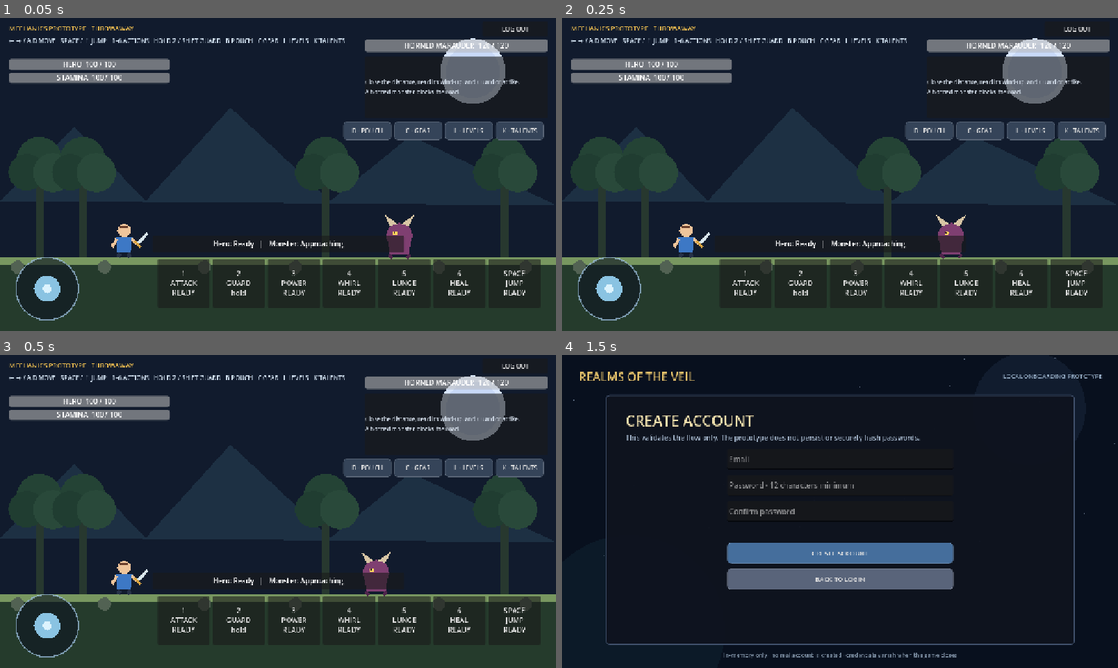
Above: before the commit, frames 1-4 (two rows, left to right).
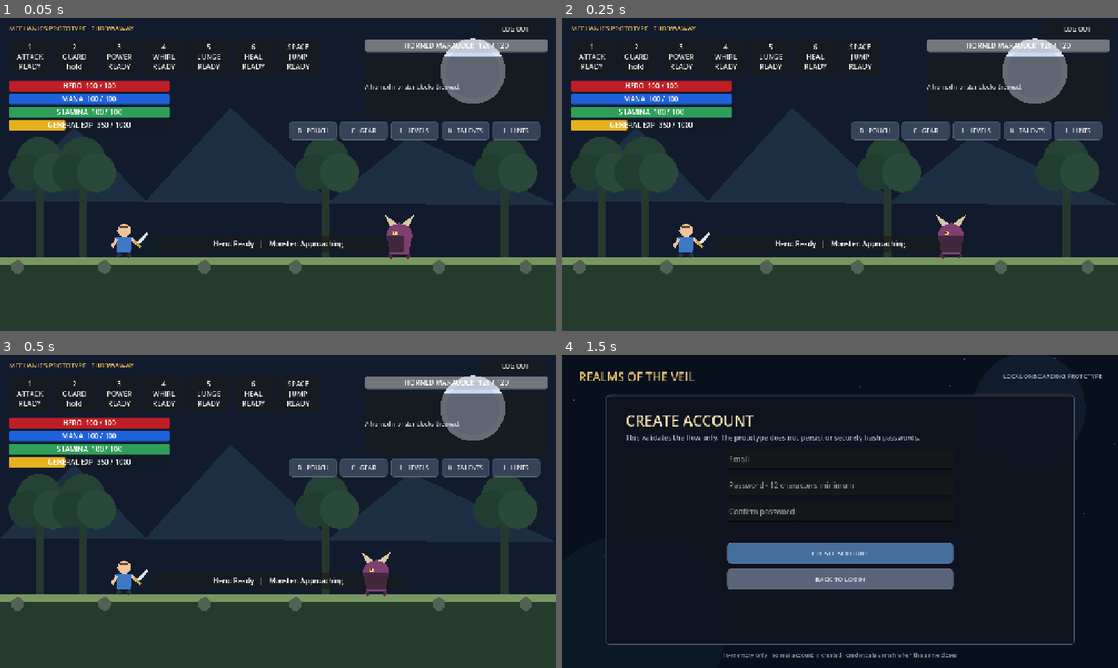
Above: after the commit, the same moments.

Repository: DibranMulder/2D-platform-game
Game: Godot game, scene res://prototypes/combat_arena/combat_arena.tscn
Two runs of this game, one before a commit and one after it. Both use one fixed random seed, a clock stepped at 60 frames per second and the inputs below. This scene is started directly instead of the project's main scene.
Inputs:
- Up to frame 1 (0.05 s): no input
- Up to frame 2 (0.25 s): no input
- Up to frame 3 (0.5 s): no input
- Up to frame 4 (1.5 s): click "LOG OUT" at 0.5 s; click "CREATE A NEW ACCOUNT" at 1.25 s

The runs differ from the first frame. In frame 1, 10% of the frame differs, in the area x 1-98%, y 6-97%; in frame 2, 10%; in frame 3, 10%; in frame 4, nothing differs.

Commit message:
Improve login and battle HUD interactions

Diff:
--- a/client/prototypes/combat_arena/character_panels.gd
+++ b/client/prototypes/combat_arena/character_panels.gd
@@ -69,6 +69,8 @@
             _toggle_panel("disciplines")
         KEY_K:
             _toggle_panel("talents")
+        KEY_I:
+            _toggle_panel("hints")
         KEY_ESCAPE:
             if _backdrop.visible:
                 close_panel()
@@ -84,8 +86,8 @@
 func _build_quick_buttons() -> void:
     var quick_bar := HBoxContainer.new()
     quick_bar.set_anchors_preset(Control.PRESET_TOP_RIGHT)
-    quick_bar.position = Vector2(-490.0, 238.0)
-    quick_bar.size = Vector2(470.0, 42.0)
+    quick_bar.position = Vector2(-615.0, 238.0)
+    quick_bar.size = Vector2(595.0, 42.0)
     quick_bar.add_theme_constant_override("separation", 7)
     quick_bar.mouse_filter = Control.MOUSE_FILTER_PASS
     add_child(quick_bar)
@@ -95,6 +97,7 @@
         {"id": "equipment", "text": "C · GEAR"},
         {"id": "disciplines", "text": "L · LEVELS"},
         {"id": "talents", "text": "K · TALENTS"},
+        {"id": "hints", "text": "I · HINTS"},
     ]:
         var button := _button(str(definition["text"]), Color("354459"))
         button.custom_minimum_size = Vector2(110.0, 42.0)
@@ -151,6 +154,7 @@
         {"id": "equipment", "text": "EQUIPMENT [C]"},
         {"id": "disciplines", "text": "DISCIPLINES [L]"},
         {"id": "talents", "text": "TALENT TREE [K]"},
+        {"id": "hints", "text": "HINTS [I]"},
     ]:
         var tab := _button(str(definition["text"]), Color("34455f"))
         tab.size_flags_horizontal = Control.SIZE_EXPAND_FILL
@@ -175,6 +179,8 @@
             _build_disciplines_panel()
         "talents":
             _build_talents_panel()
+        "hints":
+            _build_hints_panel()
         _:
             _build_pouch_panel()
 
@@ -188,6 +194,77 @@
         _profile.total_level(),
         _profile.unspent_talent_points(),
     ]
+
+
+func _build_hints_panel() -> void:
+    _window_content.add_child(_section_title(
+        "BATTLE HINTS",
+        "Press I again to return to the fight, or use Esc to close any open section.",
+    ))
+
+    var columns := HBoxContainer.new()
+    columns.size_flags_vertical = Control.SIZE_EXPAND_FILL
+    columns.add_theme_constant_override("separation", 28)
+    _window_content.add_child(columns)
+
+    var controls := VBoxContainer.new()
+    controls.size_flags_horizontal = Control.SIZE_EXPAND_FILL
+    controls.add_theme_constant_override("separation", 14)
+    columns.add_child(controls)
+    controls.add_child(_hint_block(
+        "MOVEMENT",
+        "Move with Left / Right or A / D. On touch, drag the movement knob.\n"
+        + "The movement knob appears after your first touch. Jump with Space or Up; "
+        + "on touch, tap Jump or flick the movement knob upward.",
+    ))
+    controls.add_child(_hint_block(
+        "COMBAT ACTIONS",
+        "1  Sword Attack\n"
+        + "2 or Shift  Hold Guard\n"
+        + "3  Power Strike\n"
+        + "4  Whirlwind\n"
+        + "5  Lunge\n"
+        + "6  Second Wind",
+    ))
+    controls.add_child(_hint_block(
+        "HERO SECTIONS",
+        "B  Item Pouch     C  Equipment     L  Discipline Levels\n"
+        + "K  Talent Tree     I  Battle Hints",
+    ))
+
+    var tactics := VBoxContainer.new()
+    tactics.size_flags_horizontal = Control.SIZE_EXPAND_FILL
+    tactics.add_theme_constant_override("separation", 14)
+    columns.add_child(tactics)
+    tactics.add_child(_hint_block(
+        "READ THE ENCOUNTER",
+        "Close the distance, watch the Monster state, and react to its red wind-up. "
+        + "Guard only reduces frontal damage, so face the attacker.",
+    ))
+    tactics.add_child(_hint_block(
+        "MANAGE YOUR RESOURCES",
+        "Guard consumes stamina when it blocks a hit. Release Guard to recover stamina. "
+        + "Second Wind restores health but has a long cooldown.",
+    ))
+    tactics.add_child(_hint_block(
+        "RECOVERY",
+        "After victory or defeat, press R or use the on-screen restart button to fight again.",
+    ))
+
+
+func _hint_block(title: String, body: String) -> PanelContainer:
+    var panel := PanelContainer.new()
+    panel.size_flags_vertical = Control.SIZE_EXPAND_FILL
+    panel.add_theme_stylebox_override("panel", _style(Color("152238"), Color("3c526d"), 1))
+    var content := VBoxContainer.new()
+    content.add_theme_constant_override("separation", 8)
+    panel.add_child(content)
+    content.add_child(_label(title, 18, Color("efd590")))
+    var description := _label(body, 15, Color("c4d2e0"))
+    description.autowrap_mode = TextServer.AUTOWRAP_WORD_SMART
+    description.size_flags_vertical = Control.SIZE_EXPAND_FILL
+    content.add_child(description)
+    return panel
 
 
 func _build_pouch_panel() -> void:
--- a/client/prototypes/combat_arena/combat_arena.gd
+++ b/client/prototypes/combat_arena/combat_arena.gd
@@ -8,8 +8,12 @@
 @onready var joystick: PrototypeVirtualJoystick = $HUD/VirtualJoystick
 @onready var hero_health: ProgressBar = $HUD/HeroHealth
 @onready var hero_health_text: Label = $HUD/HeroHealth/HeroHealthText
+@onready var mana_bar: ProgressBar = $HUD/Mana
+@onready var mana_text: Label = $HUD/Mana/ManaText
 @onready var stamina_bar: ProgressBar = $HUD/Stamina
 @onready var stamina_text: Label = $HUD/Stamina/StaminaText
+@onready var general_exp_bar: ProgressBar = $HUD/GeneralExp
+@onready var general_exp_text: Label = $HUD/GeneralExp/GeneralExpText
 @onready var monster_health: ProgressBar = $HUD/MonsterHealth
 @onready var monster_health_text: Label = $HUD/MonsterHealth/MonsterHealthText
 @onready var state_text: Label = $HUD/StatePanel/StateText
@@ -77,7 +81,6 @@
     logout_button.pressed.connect(_logout)
 
     _add_combat_message("A horned monster blocks the road.")
-    _add_combat_message("Close the distance, read its wind-up, and Guard or strike.")
     queue_redraw()
 
 
@@ -94,6 +97,11 @@
     var keyboard_guard := Input.is_key_pressed(KEY_2) or Input.is_key_pressed(KEY_SHIFT)
     hero.set_guard(_touch_guard_held or keyboard_guard)
     _update_hud()
+
+
+func _input(event: InputEvent) -> void:
+    if event is InputEventScreenTouch and (event as InputEventScreenTouch).pressed:
+        joystick.visible = true
 
 
 func _unhandled_key_input(event: InputEvent) -> void:
@@ -140,7 +148,7 @@
     _encounter_finished = true
     restart_button.text = "DEFEATED — TAP OR PRESS R TO RETRY"
     restart_button.visible = true
-    _add_combat_message("The Hero falls. Try guarding during the red wind-up.")
+    _add_combat_message("The Hero falls.")
 
 
 func _on_monster_defeated() -> void:
@@ -171,8 +179,15 @@
 func _update_hud() -> void:
     hero_health.value = hero.health
     hero_health_text.text = "HERO  %s / %s" % [hero.health, PrototypeHero.MAX_HEALTH]
+    mana_bar.value = hero.mana
+    mana_text.text = "MANA  %s / %s" % [roundi(hero.mana), int(PrototypeHero.MAX_MANA)]
     stamina_bar.value = hero.stamina
     stamina_text.text = "STAMINA  %s / %s" % [roundi(hero.stamina), int(PrototypeHero.MAX_STAMINA)]
+    general_exp_bar.value = hero.general_exp
+    general_exp_text.text = "GENERAL EXP  %s / %s" % [
+        hero.general_exp,
+        PrototypeHero.GENERAL_EXP_GOAL,
+    ]
     monster_health.value = monster.health
     monster_health_text.text = "HORNED MARAUDER  %s / %s" % [
         monster.health,
--- a/client/prototypes/combat_arena/combat_arena.tscn
+++ b/client/prototypes/combat_arena/combat_arena.tscn
@@ -15,6 +15,34 @@
 
 [sub_resource type="RectangleShape2D" id="PlatformShape"]
 size = Vector2(1280, 170)
+
+[sub_resource type="StyleBoxFlat" id="HeroHealthFill"]
+bg_color = Color(0.75, 0.12, 0.14, 1)
+corner_radius_top_left = 4
+corner_radius_top_right = 4
+corner_radius_bottom_right = 4
+corner_radius_bottom_left = 4
+
+[sub_resource type="StyleBoxFlat" id="ManaFill"]
+bg_color = Color(0.12, 0.38, 0.86, 1)
+corner_radius_top_left = 4
+corner_radius_top_right = 4
+corner_radius_bottom_right = 4
+corner_radius_bottom_left = 4
+
+[sub_resource type="StyleBoxFlat" id="StaminaFill"]
+bg_color = Color(0.18, 0.62, 0.35, 1)
+corner_radius_top_left = 4
+corner_radius_top_right = 4
+corner_radius_bottom_right = 4
+corner_radius_bottom_left = 4
+
+[sub_resource type="StyleBoxFlat" id="GeneralExpFill"]
+bg_color = Color(0.9, 0.69, 0.12, 1)
+corner_radius_top_left = 4
+corner_radius_top_right = 4
+corner_radius_bottom_right = 4
+corner_radius_bottom_left = 4
 
 [node name="CombatArenaPrototype" type="Node2D"]
 script = ExtResource("1_arena")
@@ -60,16 +88,6 @@
 theme_override_font_sizes/font_size = 15
 text = "MECHANICS PROTOTYPE · THROWAWAY"
 
-[node name="Instructions" type="Label" parent="HUD"]
-offset_left = 20.0
-offset_top = 41.0
-offset_right = 820.0
-offset_bottom = 85.0
-theme_override_colors/font_color = Color(0.82, 0.88, 0.94, 1)
-theme_override_font_sizes/font_size = 14
-text = "← → / A D MOVE   SPACE / ↑ JUMP   1–6 ACTIONS   HOLD 2 / SHIFT GUARD   B POUCH   C GEAR   L LEVELS   K TALENTS"
-autowrap_mode = 2
-
 [node name="LogoutButton" type="Button" parent="HUD"]
 offset_left = 1110.0
 offset_top = 8.0
@@ -81,9 +99,10 @@
 
 [node name="HeroHealth" type="ProgressBar" parent="HUD"]
 offset_left = 20.0
-offset_top = 93.0
-offset_right = 390.0
-offset_bottom = 119.0
+offset_top = 144.0
+offset_right = 390.0
+offset_bottom = 168.0
+theme_override_styles/fill = SubResource("HeroHealthFill")
 value = 100.0
 show_percentage = false
 
@@ -100,9 +119,10 @@
 
 [node name="Stamina" type="ProgressBar" parent="HUD"]
 offset_left = 20.0
-offset_top = 125.0
-offset_right = 390.0
-offset_bottom = 149.0
+offset_top = 204.0
+offset_right = 390.0
+offset_bottom = 228.0
+theme_override_styles/fill = SubResource("StaminaFill")
 value = 100.0
 show_percentage = false
 
@@ -114,6 +134,48 @@
 grow_horizontal = 2
 grow_vertical = 2
 text = "STAMINA  100 / 100"
+horizontal_alignment = 1
+vertical_alignment = 1
+
+[node name="Mana" type="ProgressBar" parent="HUD"]
+offset_left = 20.0
+offset_top = 174.0
+offset_right = 390.0
+offset_bottom = 198.0
+theme_override_styles/fill = SubResource("ManaFill")
+value = 100.0
+show_percentage = false
+
+[node name="ManaText" type="Label" parent="HUD/Mana"]
+layout_mode = 1
+anchors_preset = 15
+anchor_right = 1.0
+anchor_bottom = 1.0
+grow_horizontal = 2
+grow_vertical = 2
+text = "MANA  100 / 100"
+horizontal_alignment = 1
+vertical_alignment = 1
+
+[node name="GeneralExp" type="ProgressBar" parent="HUD"]
+offset_left = 20.0
+offset_top = 234.0
+offset_right = 390.0
+offset_bottom = 258.0
+max_value = 1000.0
+step = 1.0
+theme_override_styles/fill = SubResource("GeneralExpFill")
+value = 350.0
+show_percentage = false
+
+[node name="GeneralExpText" type="Label" parent="HUD/GeneralExp"]
+layout_mode = 1
+anchors_preset = 15
+anchor_right = 1.0
+anchor_bottom = 1.0
+grow_horizontal = 2
+grow_vertical = 2
+text = "GENERAL EXP  350 / 1000"
 horizontal_alignment = 1
 vertical_alignment = 1
 
@@ -163,6 +225,7 @@
 vertical_alignment = 1
 
 [node name="VirtualJoystick" type="Control" parent="HUD"]
+visible = false
 layout_mode = 3
 anchors_preset = 2
 anchor_top = 1.0
@@ -175,57 +238,50 @@
 script = ExtResource("4_joystick")
 
 [node name="Hotbar" type="HBoxContainer" parent="HUD"]
-anchors_preset = 3
-anchor_left = 1.0
-anchor_top = 1.0
-anchor_right = 1.0
-anchor_bottom = 1.0
-offset_left = -918.0
-offset_top = -166.0
-offset_right = -18.0
-offset_bottom = -54.0
-grow_horizontal = 0
-grow_vertical = 0
+offset_left = 20.0
+offset_top = 48.0
+offset_right = 734.0
+offset_bottom = 130.0
 theme_override_constants/separation = 7
 
 [node name="Attack" type="Button" parent="HUD/Hotbar"]
-custom_minimum_size = Vector2(120, 108)
+custom_minimum_size = Vector2(96, 82)
 layout_mode = 2
 focus_mode = 0
 text = "1\nATTACK\nREADY"
 
 [node name="Guard" type="Button" parent="HUD/Hotbar"]
-custom_minimum_size = Vector2(120, 108)
+custom_minimum_size = Vector2(96, 82)
 layout_mode = 2
 focus_mode = 0
 text = "2\nGUARD\nhold"
 
 [node name="PowerStrike" type="Button" parent="HUD/Hotbar"]
-custom_minimum_size = Vector2(120, 108)
+custom_minimum_size = Vector2(96, 82)
 layout_mode = 2
 focus_mode = 0
 text = "3\nPOWER\nREADY"
 
 [node name="Whirlwind" type="Button" parent="HUD/Hotbar"]
-custom_minimum_size = Vector2(120, 108)
+custom_minimum_size = Vector2(96, 82)
 layout_mode = 2
 focus_mode = 0
 text = "4\nWHIRL\nREADY"
 
 [node name="Lunge" type="Button" parent="HUD/Hotbar"]
-custom_minimum_size = Vector2(120, 108)
+custom_minimum_size = Vector2(96, 82)
 layout_mode = 2
 focus_mode = 0
 text = "5\nLUNGE\nREADY"
 
 [node name="SecondWind" type="Button" parent="HUD/Hotbar"]
-custom_minimum_size = Vector2(120, 108)
+custom_minimum_size = Vector2(96, 82)
 layout_mode = 2
 focus_mode = 0
 text = "6\nHEAL\nREADY"
 
 [node name="Jump" type="Button" parent="HUD/Hotbar"]
-custom_minimum_size = Vector2(120, 108)
+custom_minimum_size = Vector2(96, 82)
 layout_mode = 2
 focus_mode = 0
 text = "SPACE\nJUMP\nREADY"
--- a/client/prototypes/combat_arena/hero_controller.gd
+++ b/client/prototypes/combat_arena/hero_controller.gd
@@ -6,6 +6,8 @@
 
 const MAX_HEALTH := 100
 const MAX_STAMINA := 100.0
+const MAX_MANA := 100.0
+const GENERAL_EXP_GOAL := 1000
 const MOVE_SPEED := 270.0
 const GROUND_ACCELERATION := 1800.0
 const AIR_ACCELERATION := 850.0
@@ -24,6 +26,8 @@
 
 var health := MAX_HEALTH
 var stamina := MAX_STAMINA
+var mana := MAX_MANA
+var general_exp := 350
 var current_action := "Ready"
 var facing := 1
 var is_blocking := false
--- a/client/prototypes/onboarding/onboarding.gd
+++ b/client/prototypes/onboarding/onboarding.gd
@@ -131,6 +131,11 @@
 
     var error_label := _status_label()
     form.add_child(error_label)
+
+    password_edit.text_submitted.connect(
+        func(_submitted_text: String) -> void:
+            _submit_login(email_edit.text, password_edit.text, error_label)
+    )
 
     var login_button := _button("LOG IN", Color("456e9c"))
     login_button.pressed.connect(
Not shown: 1 places in client/prototypes/combat_arena/combat_arena.tscn that only renumber resources
Not shown, changed: client/prototypes/combat_arena/README.md
